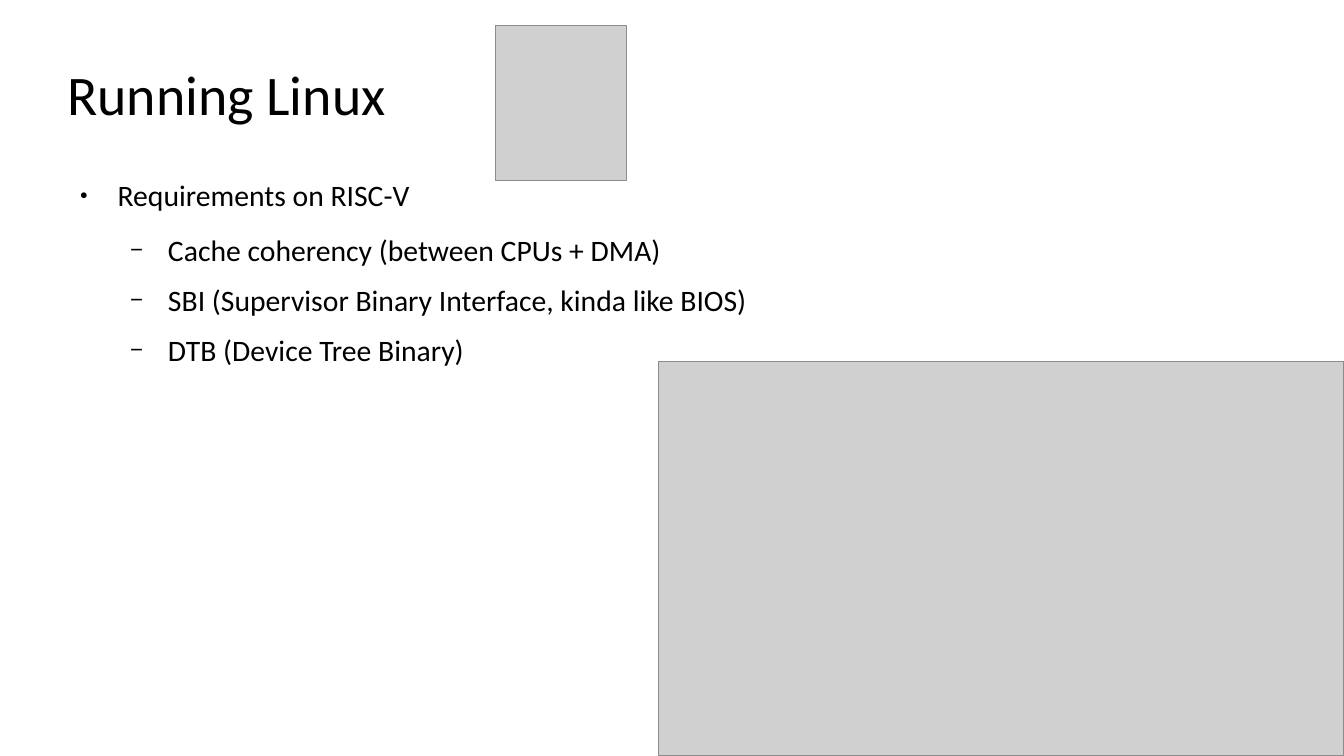
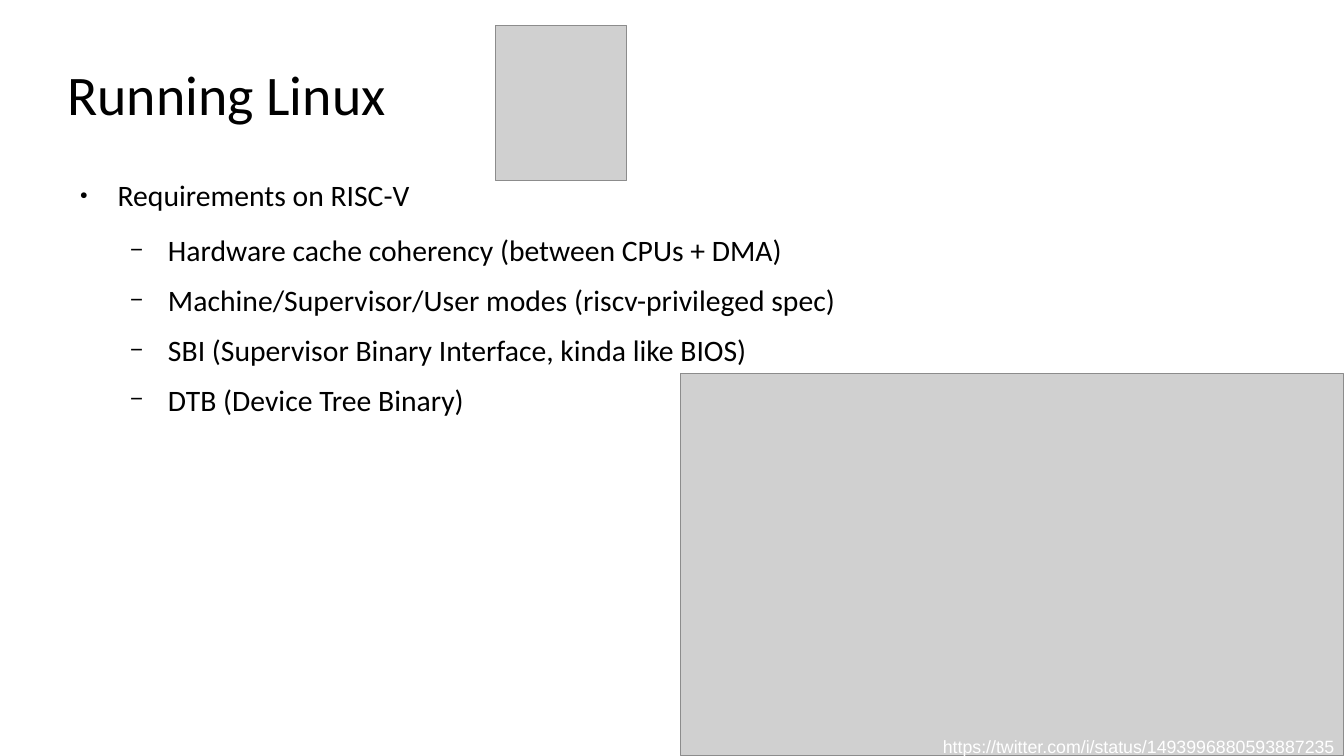
Before and after one commit to SpinalHDL/SpinalDoc, a slide deck: slide 26 of presentation/en/37c3_271223/37c3_271223.odp. Drawn at 1344x756 pixels with LibreOffice and Linux fonts; fonts in the diff are those of the drawing; grey boxes stand for pictures. Boxes give left, top, right and bottom in pixels: in the first picture for what was removed or moved away, otherwise in the second. Text is boxed around its words. In the diff, an @@ line names an element or a change of style, - is before the commit and + after.

```diff
--- a/presentation/en/37c3_271223/37c3_271223.odp
+++ b/presentation/en/37c3_271223/37c3_271223.odp
@@ text at [168,239,834,316]: text changed @@
-  − Cache coherency (between CPUs + DMA)
+  − Hardware cache coherency (between CPUs + DMA)
+  − Machine/Supervisor/User modes (riscv-privileged spec)
@@ picture: place and size @@
-picture at [659,362,1344,756]
+picture at [681,373,1344,755]
@@ text added at [943,740,1335,756], 12 pt, text #FFFFFF @@
+https://twitter.com/i/status/1493996880593887235
```
Also in this commit, not shown: 20 other slides changed, 5 slides added, 2 other files.
